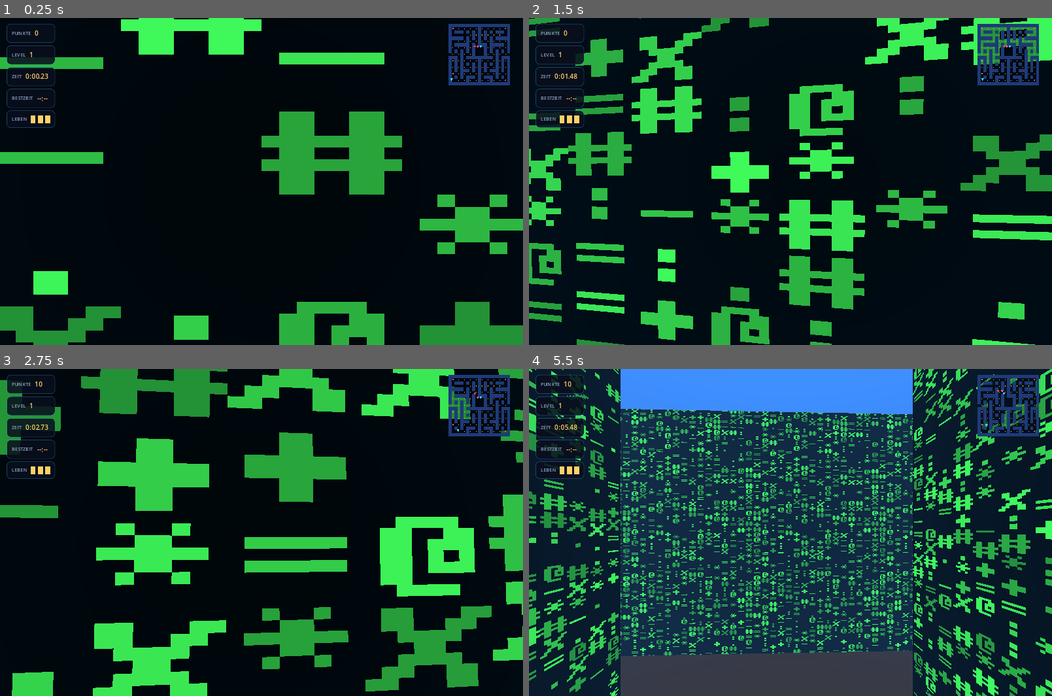
Above: before the commit, frames 1-4 (two rows, left to right).
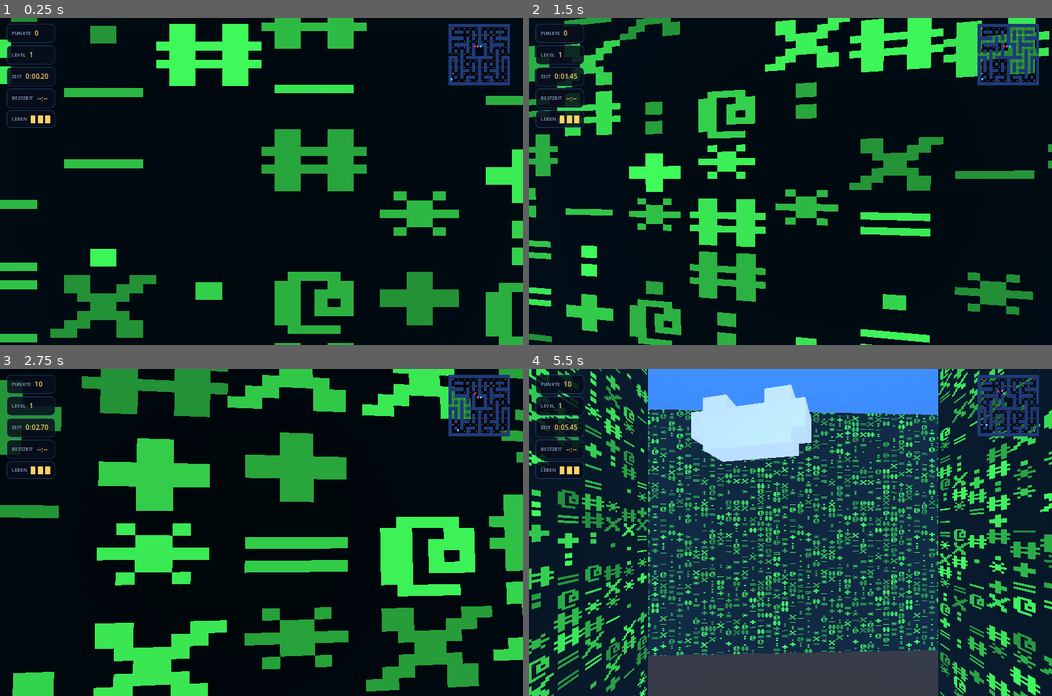
Above: after the commit, the same moments.

Repository: THXMEDIA/ZACman
Game: Godot game, scene res://tests/BotTest.tscn
The game is run twice, just before and just after one commit, with the same random seed, the same clock (stepped at 60 frames per second) and the same inputs. This scene is started directly instead of the project's main scene.
Inputs (mouse positions are in pixels of both pictures, inside the frame that each line leads up to):
- Up to frame 1 (0.25 s): no input
- Up to frame 2 (1.5 s): move the mouse to (816, 181) at 0.52 s; hold W (move_forward) from 0.53 s (still down); move the mouse to (764, 181) at 1.27 s
- Up to frame 3 (2.75 s): keep holding W (move_forward); move the mouse to (271, 525) at 2.02 s
- Up to frame 4 (5.5 s): keep holding W (move_forward); move the mouse to (785, 539) at 2.77 s; move the mouse to (827, 535) at 3.52 s; move the mouse to (748, 529) at 4.27 s; move the mouse to (795, 532) at 5.02 s

The runs differ from the first frame. In frame 1, 25% of the frame differs, in the area x 0-100%, y 0-100%; in frame 2, 35%; in frame 3, 0.7%; in frame 4, 41%.

Commit message:
Add Testbuild button: normal Matrix level with FPS/position/cell debug overlay
Adds a dedicated TESTBUILD button under the Matrix-level button on the
start screen (hud.gd), and a DEBUG chip in the HUD bar showing FPS,
player world position and maze cell, updated live in main.gd's
_process while Testbuild mode is active.

Co-Authored-By: Claude Sonnet 5 <noreply@anthropic.com>
Claude-Session: https://claude.ai/code/session_011tjZ1NLn5DDVGrnKiwSiuH

Diff:
--- a/godot/scripts/hud.gd
+++ b/godot/scripts/hud.gd
@@ -7,6 +7,7 @@
 signal resume_pressed
 signal restart_pressed
 signal manhattan_pressed
+signal test_build_pressed
 signal explorer_choice_pressed(city_id: String, condition_id: String)
 signal explorer_menu_pressed
 signal twitch_toggled(is_enabled: bool, channel: String)
@@ -46,6 +47,7 @@
 var start_hs_label: Label
 var manhattan_btn: Button
 var manhattan_bonus_label: Label
+var debug_label: Label
 var twitch_toggle: CheckBox
 var twitch_channel_edit: LineEdit
 var twitch_status_label: Label
@@ -94,6 +96,12 @@
 	level_label = _make_chip(left, "LEVEL", "1")
 	timer_label = _make_chip(left, "ZEIT", "0:00.00")
 	best_label = _make_chip(left, "BESTZEIT", "--:--")
+
+	# Testbuild-only debug overlay (FPS / player position / cell) — hidden
+	# unless set_debug_overlay(true) is called, see main.gd's
+	# _on_test_build_pressed handler.
+	debug_label = _make_chip(left, "DEBUG", "--")
+	debug_label.get_parent().get_parent().visible = false
 
 	var lives_chip := PanelContainer.new()
 	lives_chip.add_theme_stylebox_override("panel", _panel_style())
@@ -176,6 +184,18 @@
 	row.add_child(power_bar)
 
 
+## Shows/hides the DEBUG chip in the top HUD bar (Testbuild mode only).
+func set_debug_overlay(visible_now: bool) -> void:
+	debug_label.get_parent().get_parent().visible = visible_now
+
+
+## Updates the DEBUG chip's text — FPS, player world position, and the
+## player's current maze cell — called every frame while Testbuild mode
+## is active (see main.gd::_process).
+func update_debug_overlay(fps: float, pos: Vector3, cell: Vector2i) -> void:
+	debug_label.text = "%d fps  ·  (%.1f, %.1f, %.1f)  ·  cell (%d, %d)" % [int(fps), pos.x, pos.y, pos.z, cell.x, cell.y]
+
+
 func set_power_timer(remaining: float, duration: float) -> void:
 	if remaining > 0.0:
 		power_wrap.visible = true
@@ -258,6 +278,17 @@
 	var matrix_sub := _subtitle_label("Ghosts, Speedrun-Bestzeiten, Konditionen — die klassischen Level.")
 	matrix_sub.add_theme_font_size_override("font_size", 11)
 	box.add_child(matrix_sub)
+
+	# Testbuild: a normal Matrix-level run, just with the DEBUG chip
+	# (FPS / position / cell) switched on — for checking builds, not a
+	# separate game mode. Placed directly under the Matrix-level button
+	# as asked, above the Explorer-level choice.
+	var test_btn := _make_button("TESTBUILD")
+	test_btn.pressed.connect(func(): test_build_pressed.emit())
+	box.add_child(test_btn)
+	var test_sub := _subtitle_label("Matrix-Level mit Debug-Overlay (FPS, Position, Zelle).")
+	test_sub.add_theme_font_size_override("font_size", 11)
+	box.add_child(test_sub)
 
 	# Always available as its own choice, right from the start screen —
 	# not gated behind the speedrun bonus-unlock anymore (that still
--- a/godot/scripts/main.gd
+++ b/godot/scripts/main.gd
@@ -60,6 +60,11 @@
 var level_start_time := 0.0
 var playing_manhattan := false
 var word_mode_until := 0.0
+
+## Testbuild mode (see hud.gd's TESTBUILD button / _on_test_build_pressed
+## below): plays a normal Matrix level exactly like start_pressed does, just
+## with the HUD's DEBUG chip switched on (FPS, player position, cell).
+var debug_mode := false
 
 ## Which registered CityTheme (see city_themes.gd's EXPLORER_IDS) the
 ## current/last Explorer run was played on. Only "manhattan" resolves to
@@ -155,6 +160,7 @@
 	hud.resume_pressed.connect(_on_resume_pressed)
 	hud.restart_pressed.connect(_on_restart_pressed)
 	hud.manhattan_pressed.connect(_on_manhattan_pressed)
+	hud.test_build_pressed.connect(_on_test_build_pressed)
 	hud.explorer_choice_pressed.connect(_on_explorer_choice_pressed)
 	hud.explorer_menu_pressed.connect(_on_explorer_menu_pressed)
 	hud.twitch_toggled.connect(_on_twitch_toggled)
@@ -539,6 +545,8 @@
 
 
 func _on_manhattan_pressed() -> void:
+	debug_mode = false
+	hud.set_debug_overlay(false)
 	begin_manhattan_game()
 
 
@@ -667,6 +675,17 @@
 ## ---------------- UI callbacks ----------------
 
 func _on_start_pressed() -> void:
+	debug_mode = false
+	hud.set_debug_overlay(false)
+	begin_game()
+
+
+## Testbuild: identical to a normal Matrix-level start, just with the HUD's
+## DEBUG chip (FPS / position / cell, updated each frame in _process) turned
+## on — a quick way to check a build without a separate game mode.
+func _on_test_build_pressed() -> void:
+	debug_mode = true
+	hud.set_debug_overlay(true)
 	begin_game()
 
 
@@ -714,6 +733,9 @@
 	var frightened_active := now < frightened_until
 	var player_cell: Vector2i = player.cell()
 	var world_width: float = maze.cols * CELL
+
+	if debug_mode:
+		hud.update_debug_overlay(Engine.get_frames_per_second(), player.global_position, player_cell)
 
 	for enemy in enemies:
 		enemy.update(delta, maze, player_cell, frightened_active, now, world_width)
--- a/godot/tests/bot_test.gd
+++ b/godot/tests/bot_test.gd
@@ -61,6 +61,22 @@
 	# not gated behind the speedrun bonus unlock (see hud.gd's
 	# _build_start_panel / set_bonus_unlocked) ----
 	_check("start screen: Explorer-level button visible without unlocking anything", main.hud.manhattan_btn.visible == true)
+
+	# ---- Testbuild button: normal Matrix level + DEBUG chip in the HUD ----
+	_check("debug overlay: hidden before Testbuild is chosen", main.hud.debug_label.get_parent().get_parent().visible == false)
+	_check("debug_mode: off before Testbuild is chosen", main.debug_mode == false)
+	main._on_test_build_pressed()
+	await get_tree().process_frame
+	_check("debug_mode: on after Testbuild pressed", main.debug_mode == true)
+	_check("debug overlay: visible after Testbuild is chosen", main.hud.debug_label.get_parent().get_parent().visible == true)
+	_check("debug overlay: running a normal Matrix level (maze built)", main.maze != null)
+	main._process(0.016)
+	_check("debug overlay: text populated after a frame", main.hud.debug_label.text != "--" and main.hud.debug_label.text != "")
+	# switching back to a normal start turns the overlay off again
+	main._on_start_pressed()
+	await get_tree().process_frame
+	_check("debug_mode: off again after a normal Matrix-level start", main.debug_mode == false)
+	_check("debug overlay: hidden again after a normal Matrix-level start", main.hud.debug_label.get_parent().get_parent().visible == false)
 
 	# ---- begin_game starts cleanly ----
 	main.begin_game()
Not shown, changed: README.md
